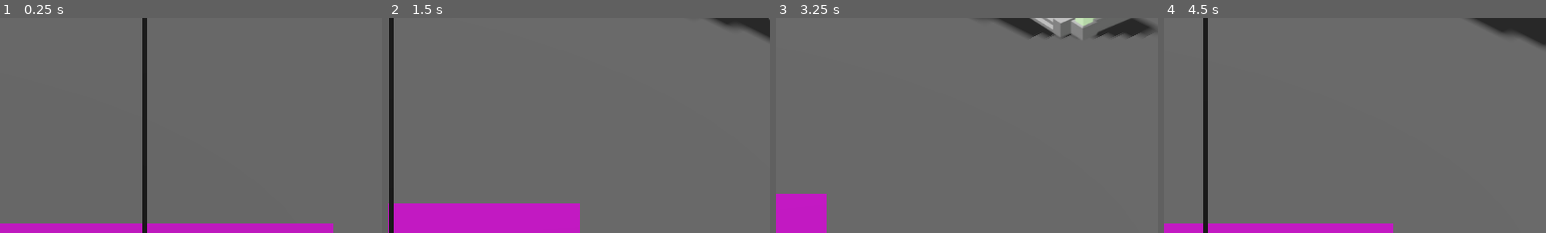
Above: before the commit, frames 1-4 (left to right).
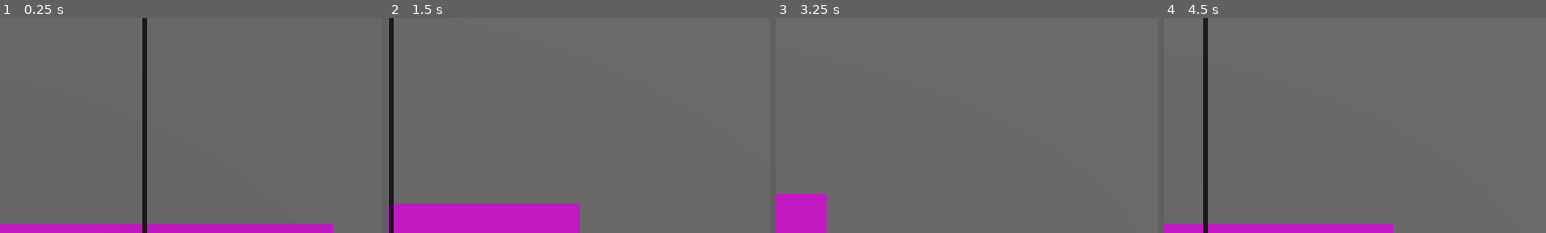
Above: after the commit, the same moments.

Repository: AkiraNim/Van-Gogh-Game
Game: Godot game, scene res://Scenes/Test_Scenes/test_scene2.tscn
Same seed, same stepped clock (60 frames per second), same inputs: the game is played once before the commit and once after it.
Inputs:
- Up to frame 1 (0.25 s): no input
- Up to frame 2 (1.5 s): tap Enter (ui_accept) at 0.5, 1.35 s; hold Right (move_right) 0.53-1.28 s; hold Enter (ui_accept) 0.53-1.28 s; hold Down (move_down) from 1.28 s (still down)
- Up to frame 3 (3.25 s): tap Enter (ui_accept) at 1.52, 1.82, 2.85, 3.02 s; release Down (move_down) at 2.03 s; hold Right (move_right) 2.03-2.78 s; hold Enter (ui_accept) 2.03-2.78 s; hold Up (move_up) from 2.78 s (still down)
- Up to frame 4 (4.5 s): tap Enter (ui_accept) at 3.32, 4.35 s; release Up (move_up) at 3.53 s; hold Enter (ui_accept) 3.53-4.28 s; hold Left (move_left) from 3.53 s (still down)
The pictures show only the part of the screen within x 50-100%, y 0-50%; the shares and areas given below are measured in that part.

The runs differ from the first frame. In frame 2, 0.8% of the frame differs, in the area x 83-100%, y 0-11%; in frame 3, 2.3%, in the area x 53-100%, y 0-10%; in frame 4, 1.5%.

Commit message:
feat: update prints

Diff:
--- /dev/null
+++ b/van-gogh-game/Scenes/Test_Scenes/camera_screenshot.tscn
@@ -0,0 +1,43 @@
+[gd_scene load_steps=5 format=3 uid="uid://cb4g22g8dvd6y"]
+
+[ext_resource type="Script" uid="uid://ta1d0v2y2rco" path="res://Scripts/Test_Scripts/screenshot.gd" id="1_ym0q5"]
+
+[sub_resource type="Environment" id="Environment_cv4w0"]
+background_mode = 2
+sky_rotation = Vector3(0, 2.7925267, 0)
+ambient_light_source = 2
+
+[sub_resource type="BoxShape3D" id="BoxShape3D_cv4w0"]
+size = Vector3(1, 0.4215088, 1)
+
+[sub_resource type="PlaneMesh" id="PlaneMesh_e11ji"]
+
+[node name="Node3D" type="Node3D"]
+
+[node name="Sky" type="Node3D" parent="."]
+
+[node name="WorldEnvironment" type="WorldEnvironment" parent="Sky"]
+environment = SubResource("Environment_cv4w0")
+
+[node name="DirectionalLight3D" type="DirectionalLight3D" parent="Sky"]
+transform = Transform3D(0.97741574, 0.098885156, -0.18676156, 0, 0.88376546, 0.46792972, 0.21132475, -0.45736197, 0.8638064, 0, 3.600955, 0)
+layers = 2
+shadow_opacity = 0.85
+
+[node name="floor" type="StaticBody3D" parent="."]
+
+[node name="CollisionShape3D" type="CollisionShape3D" parent="floor"]
+transform = Transform3D(1, 0, 0, 0, 1, 0, 0, 0, 1, 0, -0.20691067, 0)
+shape = SubResource("BoxShape3D_cv4w0")
+
+[node name="MeshInstance3D" type="MeshInstance3D" parent="floor"]
+transform = Transform3D(10, 0, 0, 0, 10, 0, 0, 0, 10, 0, 0, 0)
+mesh = SubResource("PlaneMesh_e11ji")
+
+[node name="Camera3D2" type="Camera3D" parent="."]
+transform = Transform3D(1, 0, 0, 0, 0.85985225, 0.5105429, 0, -0.5105429, 0.85985225, -2.9464598, 5.89448, 4.220218)
+projection = 1
+size = 4.563
+far = 611.26
+script = ExtResource("1_ym0q5")
+save_directory = "C:\\Users\\aluno.fsa\\Desktop\\Ayanami Programas\\Van-Gogh-Game\\van-gogh-game\\Assets\\Scenarios\\Buildings\\Test\\Prints\\Simple Buildings"
--- a/van-gogh-game/Scenes/Test_Scenes/test_scene2.tscn
+++ b/van-gogh-game/Scenes/Test_Scenes/test_scene2.tscn
@@ -1,9 +1,10 @@
-[gd_scene load_steps=21 format=3 uid="uid://byea2f83c6rla"]
+[gd_scene load_steps=22 format=3 uid="uid://byea2f83c6rla"]
 
 [ext_resource type="Script" uid="uid://dr35a0p42an5" path="res://Scripts/Test_Scripts/test_scene_2.gd" id="1_h6hbo"]
 [ext_resource type="Texture2D" uid="uid://d3nnvb8ratflu" path="res://Assets/Scenarios/Buildings/Test/Design sem nome (2).png" id="1_s7h03"]
-[ext_resource type="Texture2D" uid="uid://cl0xl76f7yppo" path="res://Assets/Scenarios/Buildings/Design sem nome.png" id="2_c5kmp"]
+[ext_resource type="Texture2D" uid="uid://b2dn3s0cec523" path="res://Assets/Scenarios/Buildings/Design sem nome.png" id="2_c5kmp"]
 [ext_resource type="Script" uid="uid://dgqnpgd1l31ob" path="res://Scripts/Test_Scripts/player_test2(16x32).gd" id="2_h6hbo"]
+[ext_resource type="Texture2D" uid="uid://d3d00n2geeqw8" path="res://Assets/Scenarios/Buildings/Test/church-removebg-preview.png" id="2_pt8oq"]
 [ext_resource type="PackedScene" uid="uid://dpul6ki1565qd" path="res://Scenes/Test_Scenes/camera_3d.tscn" id="3_h6hbo"]
 [ext_resource type="SpriteFrames" uid="uid://c34islyd00pxg" path="res://SpriteFrames/player_sprite_frame 16x32.tres" id="4_h6hbo"]
 
@@ -75,9 +76,10 @@
 texture = ExtResource("1_s7h03")
 
 [node name="Sprite3D3" type="Sprite3D" parent="."]
-transform = Transform3D(1, 0, 0, 0, 0.85985225, 0.5105429, 0, -0.5105429, 0.85985225, 4.590726, 0.75343406, -5.5870066)
-alpha_cut = 2
-texture = ExtResource("1_s7h03")
+transform = Transform3D(2, 0, 0, 0, 1.7197045, 1.0210859, 0, -1.0210859, 1.7197045, 4.591, 2, -5.587)
+alpha_cut = 2
+texture_filter = 2
+texture = ExtResource("2_pt8oq")
 
 [node name="Camera3D2" type="Camera3D" parent="."]
 transform = Transform3D(1, 0, 0, 0, 0.85985225, 0.5105429, 0, -0.5105429, 0.85985225, -2.9464598, 5.89448, 2.1835012)
--- /dev/null
+++ b/van-gogh-game/Scripts/Test_Scripts/screenshot.gd
@@ -0,0 +1,57 @@
+# camera_screenshot.gd
+# Anexe este script ao seu nó Camera3D
+
+extends Camera3D
+
+# A variável que aparecerá no inspetor para você definir o diretório de destino.
+# "user://" é o diretório ideal para salvar dados do usuário, como prints e saves.
+@export var save_directory: String = "user://screenshots"
+
+# Esta função é chamada toda vez que há uma entrada (teclado, mouse, etc.)
+func _input(event: InputEvent) -> void:
+	# Verifica se a tecla Enter foi pressionada. Mude para a tecla que preferir.
+	if event.is_action_pressed("ui_accept"): # "ui_accept" é Enter/Espaço por padrão
+		take_screenshot()
+
+# A função principal que tira a foto
+func take_screenshot() -> void:
+	# 1. Encontrar o primeiro filho do tipo Node3D para usar como nome do arquivo.
+	var target_node: Node3D = null
+	for child in get_children():
+		if child is Node3D:
+			target_node = child
+			break # Para no primeiro que encontrar
+
+	# 2. Se nenhum filho Node3D for encontrado, avise e pare a execução.
+	if not target_node:
+		print("Nenhum nó filho do tipo Node3D encontrado na câmera para usar como nome de arquivo.")
+		return
+
+	# 3. Garante que o diretório de destino exista.
+	DirAccess.make_dir_recursive_absolute(save_directory)
+
+	# NOME IMPORTANTE: Esperar pelo próximo quadro de processamento.
+	# Isso garante que a viewport já foi renderizada com a imagem atual antes de capturá-la.
+	# Sem isso, você pode pegar uma imagem preta ou do quadro anterior.
+	await get_tree().process_frame
+
+	# 4. Capturar a imagem da viewport.
+	var viewport = get_viewport()
+	var img = viewport.get_texture().get_image()
+
+	# Opcional: Se sua câmera não ocupa a tela inteira, você pode querer
+	# recortar a imagem para o tamanho da câmera.
+	# img = img.get_rect(get_viewport().get_camera_3d().get_frustum())
+
+	# 5. Montar o nome e o caminho completo do arquivo.
+	var file_name = target_node.name
+	var file_path = save_directory.path_join(file_name + ".png")
+
+	# 6. Salvar a imagem no formato PNG.
+	var err = img.save_png(file_path)
+
+	# 7. Verificar se houve erro ao salvar.
+	if err == OK:
+		print("Screenshot salvo com sucesso em: ", ProjectSettings.globalize_path(file_path))
+	else:
+		print("Falha ao salvar o screenshot. Código de erro: ", err)
Binary file added: van-gogh-game/Assets/Scenarios/Buildings/Test/Captura de tela 2025-10-01 201657.png
Binary file added: van-gogh-game/Assets/Scenarios/Buildings/Test/Prints/Simple Buildings/burguer_shop.png
Binary file added: van-gogh-game/Assets/Scenarios/Buildings/Test/Prints/Simple Buildings/church.png
Binary file added: van-gogh-game/Assets/Scenarios/Buildings/Test/Prints/Simple Buildings/factory_large_single.png
Binary file added: van-gogh-game/Assets/Scenarios/Buildings/Test/Prints/Simple Buildings/factory_medium.png
Binary file added: van-gogh-game/Assets/Scenarios/Buildings/Test/Prints/Simple Buildings/fire_station.png
Binary file added: van-gogh-game/Assets/Scenarios/Buildings/Test/Prints/Simple Buildings/police_station.png
Binary file added: van-gogh-game/Assets/Scenarios/Buildings/Test/Prints/Simple Buildings/shop_classic.png
Not shown, added: van-gogh-game/Scripts/Test_Scripts/screenshot.gd.uid
Not shown, added: van-gogh-game/Scenes/Test_Scenes/camera_scene_test.tscn2641947758.tmp
